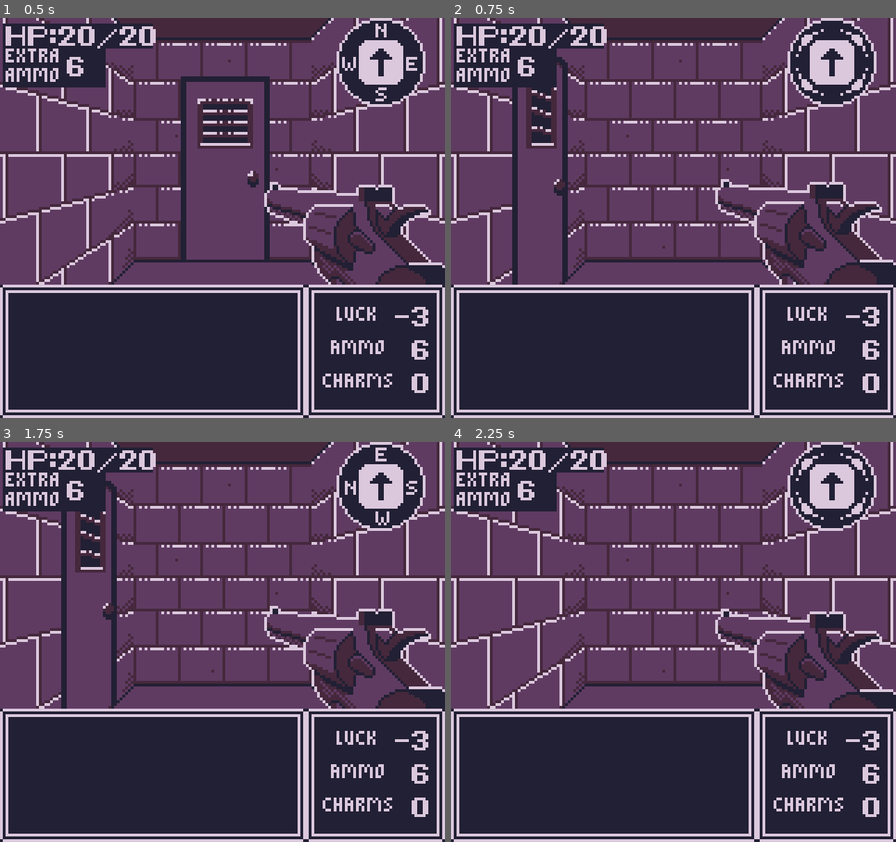
Above: before the commit, frames 1-4 (two rows, left to right).
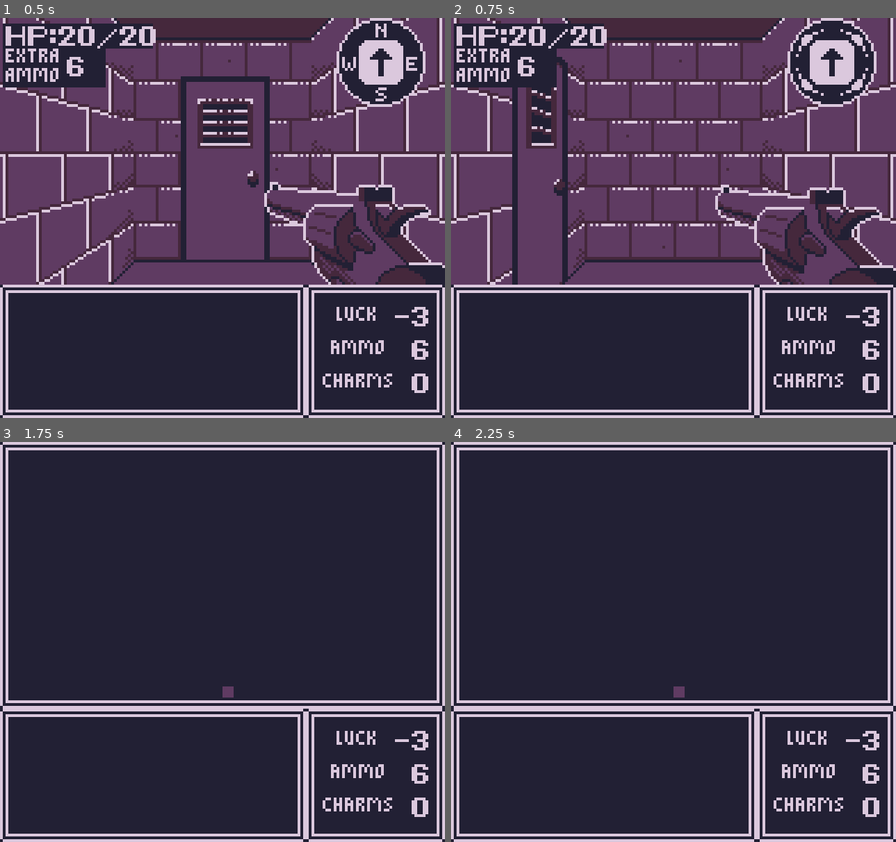
Above: after the commit, the same moments.

Repository: GartTheSkeleton/GameboyDungeon
Game: Godot game, scene res://src/Game/gameworld.tscn
Same seed, same stepped clock (60 frames per second), same inputs: the game is played once before the commit and once after it.
Inputs:
- Up to frame 1 (0.5 s): no input
- Up to frame 2 (0.75 s): tap Enter (Start) at 0.5 s; hold Right (Right) from 0.53 s (still down); tap Z (A) at 0.6 s
- Up to frame 3 (1.75 s): tap X (B) at 0.8, 1.35 s; release Right (Right) at 1.28 s; hold Down (Down) from 1.28 s (still down); tap Enter (Start) at 1.55 s
- Up to frame 4 (2.25 s): tap Enter (Start) at 2, 2.1 s; release Down (Down) at 2.03 s; hold Right (Right) from 2.03 s (still down)

Frame 1 is identical in both runs. In frame 2, 3.5% of the frame differs, in the area x 59-100%, y 40-67%; in frame 3, 58%; in frame 4, 60%, in the area x 0-100%, y 0-67%.

Commit message:
map view

Diff:
--- a/src/Entities/Actors/Actions/movement_action.gd
+++ b/src/Entities/Actors/Actions/movement_action.gd
@@ -59,3 +59,4 @@
 			item_in_room.item_component.conversation_complete = false
 			item_in_room.item_component.conversation_started = false
 		entity.grid_position = destination
+		entity.map_data.visit_tile(destination)
--- a/src/Game/EventHandler/input_handler.gd
+++ b/src/Game/EventHandler/input_handler.gd
@@ -21,7 +21,7 @@
 
 
 func get_action() -> Action:
-	return current_input_handler.get_action()
+	return await current_input_handler.get_action()
 
 func transition_to(input_handler: InputHandlers) -> void:
 	if current_input_handler != null:
--- a/src/Game/EventHandler/main_game_input_handler.gd
+++ b/src/Game/EventHandler/main_game_input_handler.gd
@@ -3,18 +3,28 @@
 
 @onready var game: Game = %Gameworld
 
+func close_map_and_wait() -> void:
+	SignalBus.close_map.emit()
+	await get_tree().create_timer(.1).timeout
+
 func get_action() -> Action:
 	var action: Action = null
 	if Input.is_action_just_pressed("Up"):
+		await close_map_and_wait()
 		var facing = game.playerFacing
 		action = MovementAction.new(facing.x, facing.y)
 	elif Input.is_action_just_pressed("Left"):
+		await close_map_and_wait()
 		action = TurnAction.new("Left", game)
 	elif Input.is_action_just_pressed("Right"):
+		await close_map_and_wait()
 		action = TurnAction.new("Right", game)
 		SignalBus.player_turned.emit(action.playerFacing)
 	elif Input.is_action_just_pressed("A"):
+		await close_map_and_wait()
 		action = InteractAction.new(game.input_handler.current_input_handler_type)
+	elif Input.is_action_just_pressed("Start"):
+		SignalBus.toggle_map.emit()
 
 
 	return action
--- a/src/Game/combat_manager.gd
+++ b/src/Game/combat_manager.gd
@@ -30,7 +30,7 @@
 func _physics_process(delta: float) -> void:
 	if has_begun && current_character == player_character && player_character.is_alive():
 		if !current_character.fighter_component.turn_skipped:
-			var action: Action = input_handler.get_action()
+			var action: Action = await input_handler.get_action()
 			if action:
 				if action is InteractAction:
 					visible = false
--- a/src/Game/gameworld.gd
+++ b/src/Game/gameworld.gd
@@ -125,7 +125,7 @@
 
 func _physics_process(_delta: float) -> void:
 	if !combat_manager.has_begun:
-		var action: Action = input_handler.get_action()
+		var action: Action = await input_handler.get_action()
 		if action:
 			await action.perform(self, player)
 			var entity_in_room = get_map_data().get_entity_at_location(player.grid_position)
--- a/src/Game/gameworld.tscn
+++ b/src/Game/gameworld.tscn
@@ -30,6 +30,7 @@
 [ext_resource type="Texture2D" uid="uid://dlskr7ffnhyur" path="res://src/Assets/VFX/knife_attack2.png" id="21_jvhvo"]
 [ext_resource type="Texture2D" uid="uid://datxfbmw5pqi1" path="res://src/Assets/VFX/knife_attack3.png" id="22_pucdq"]
 [ext_resource type="Texture2D" uid="uid://cay8f2ajghcgq" path="res://src/Assets/VFX/hitmarker.png" id="23_jvhvo"]
+[ext_resource type="Script" uid="uid://c5yjkkgk5ln1j" path="res://src/Map/map_view.gd" id="29_1onj0"]
 [ext_resource type="Script" path="res://src/Game/audio_bus.gd" id="31_a0yww"]
 [ext_resource type="AudioStream" uid="uid://duhw0ov67lhwl" path="res://src/Assets/SFX/player_scream.wav" id="32_2wliv"]
 [ext_resource type="AudioStream" uid="uid://cytj8j3822dwg" path="res://src/Assets/SFX/door.wav" id="33_1onj0"]
@@ -251,6 +252,16 @@
 "speed": 5.0
 }]
 
+[sub_resource type="StyleBoxTexture" id="StyleBoxTexture_2wliv"]
+content_margin_left = 4.0
+content_margin_top = 4.0
+content_margin_right = 4.0
+texture = ExtResource("12_q8503")
+texture_margin_left = 5.0
+texture_margin_top = 5.0
+texture_margin_right = 5.0
+texture_margin_bottom = 5.0
+
 [sub_resource type="StyleBoxTexture" id="StyleBoxTexture_d75vc"]
 texture = ExtResource("12_q8503")
 texture_margin_left = 5.0
@@ -1587,6 +1598,37 @@
 
 [node name="Entities" type="Node2D" parent="VBoxContainer/SubViewportContainer/SubViewport/Gameworld"]
 
+[node name="MapCanvas" type="CanvasLayer" parent="VBoxContainer/SubViewportContainer/SubViewport"]
+
+[node name="Control" type="Control" parent="VBoxContainer/SubViewportContainer/SubViewport/MapCanvas"]
+custom_minimum_size = Vector2(160, 100)
+layout_mode = 3
+anchors_preset = 0
+offset_right = 160.0
+offset_bottom = 100.0
+size_flags_horizontal = 3
+size_flags_vertical = 3
+
+[node name="Panel" type="Panel" parent="VBoxContainer/SubViewportContainer/SubViewport/MapCanvas/Control"]
+top_level = true
+z_index = 1000
+layout_mode = 1
+offset_right = 160.0
+offset_bottom = 96.0
+theme_override_styles/panel = SubResource("StyleBoxTexture_2wliv")
+
+[node name="CenterContainer" type="CenterContainer" parent="VBoxContainer/SubViewportContainer/SubViewport/MapCanvas/Control/Panel"]
+layout_mode = 0
+offset_right = 160.0
+offset_bottom = 96.0
+
+[node name="Control" type="Control" parent="VBoxContainer/SubViewportContainer/SubViewport/MapCanvas/Control/Panel/CenterContainer"]
+layout_mode = 2
+
+[node name="MapView" type="Node2D" parent="VBoxContainer/SubViewportContainer/SubViewport/MapCanvas/Control/Panel/CenterContainer/Control"]
+position = Vector2(0, 40)
+script = ExtResource("29_1onj0")
+
 [node name="InfoBar" type="HBoxContainer" parent="VBoxContainer"]
 layout_mode = 2
 size_flags_vertical = 3
--- a/src/Map/map_data.gd
+++ b/src/Map/map_data.gd
@@ -5,6 +5,7 @@
 var width: int
 var height: int
 var tiles: Array[Node]
+var visited_tiles: Array[Vector2i] = [Vector2i(0,0)]
 var entities: Array[Entity]
 var player: Entity
 
@@ -51,3 +52,9 @@
 		if actor.grid_position == location:
 			return actor
 	return null
+
+func visit_tile(tile: Vector2i) -> void:
+	if !visited_tiles.has(tile):
+		visited_tiles.append(tile)
+		print(visited_tiles)
+		SignalBus.room_discovered.emit()
--- /dev/null
+++ b/src/Map/map_view.gd
@@ -0,0 +1,54 @@
+class_name MapView
+extends Node2D
+
+var map_data: MapData
+
+@onready var game: Game = %Gameworld
+@onready var canvas: CanvasLayer = $"../../../../.."
+@onready var panel: Panel = $"../../.."
+var displayed_tiles: Array[Vector2i]
+var player_icon: ColorRect = ColorRect.new()
+
+#duplicating grid.gd logic cause i don't feel like making that dynamic
+const tile_size = Vector2i(4, 4)
+
+func grid_to_world(grid_pos: Vector2i) -> Vector2i:
+	var world_pos: Vector2i = grid_pos * tile_size
+	return world_pos
+
+func world_to_grid(world_pos: Vector2i) -> Vector2i:
+	var grid_pos: Vector2i = world_pos / tile_size
+	return grid_pos
+
+func _ready() -> void:
+	canvas.visible = false
+	player_icon.color = GameColors.WORLD_COLOR
+	player_icon.size = tile_size
+	player_icon.z_index = 100
+	add_child(player_icon)
+	map_data = game.get_map_data()
+	SignalBus.toggle_map.connect(toggle_visibility)
+	SignalBus.close_map.connect(force_close)
+	draw_map()
+	SignalBus.room_discovered.connect(draw_map)
+
+func _process(delta: float) -> void:
+	var player_pos = grid_to_world(game.player.grid_position)
+	player_icon.position = player_pos
+
+func toggle_visibility() -> void:
+	canvas.visible = !canvas.visible
+
+func force_close() -> void:
+	canvas.visible = false
+
+func draw_map() -> void:
+	var visited_tiles = map_data.visited_tiles
+	for i in visited_tiles.size():
+		if !displayed_tiles.has(visited_tiles[i]):
+			var world_coordinates = grid_to_world(visited_tiles[i])
+			var map_tile = ColorRect.new()
+			map_tile.position = world_coordinates
+			map_tile.size = tile_size
+			map_tile.color = GameColors.TEXT_COLOR
+			add_child(map_tile)
--- a/src/Utils/signal_bus.gd
+++ b/src/Utils/signal_bus.gd
@@ -13,3 +13,6 @@
 signal transition_input_handler(input_handler: InputHandler.InputHandlers)
 signal gameworld_ready
 signal reveal_stab_action
+signal room_discovered
+signal toggle_map
+signal close_map
Not shown: 1 places in src/Game/gameworld.tscn that only renumber resources
Not shown, added: src/Map/map_view.gd.uid
